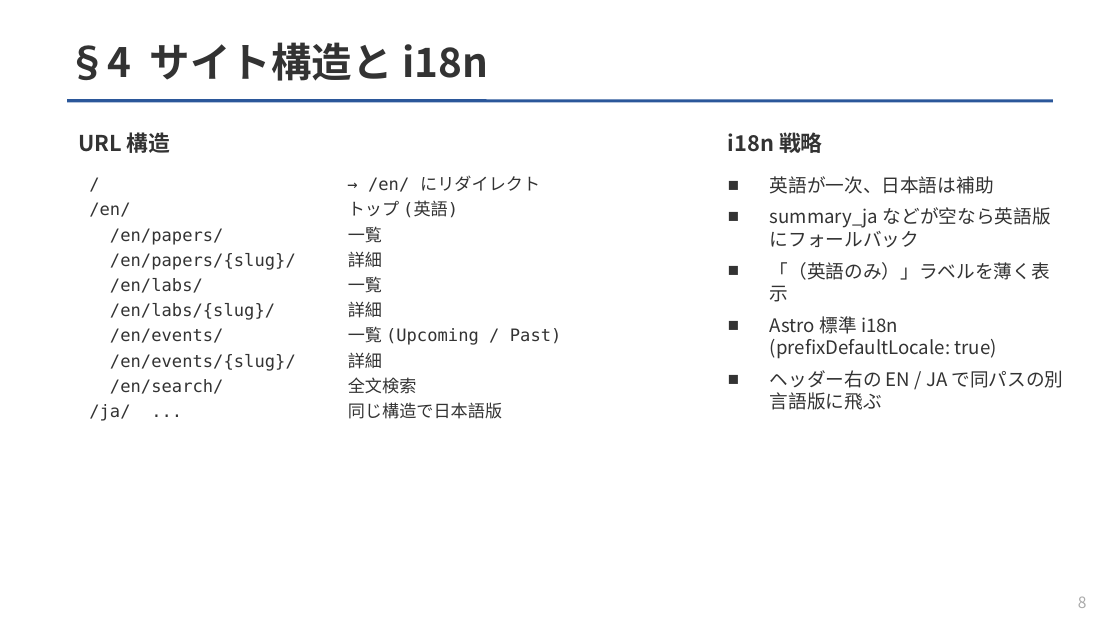
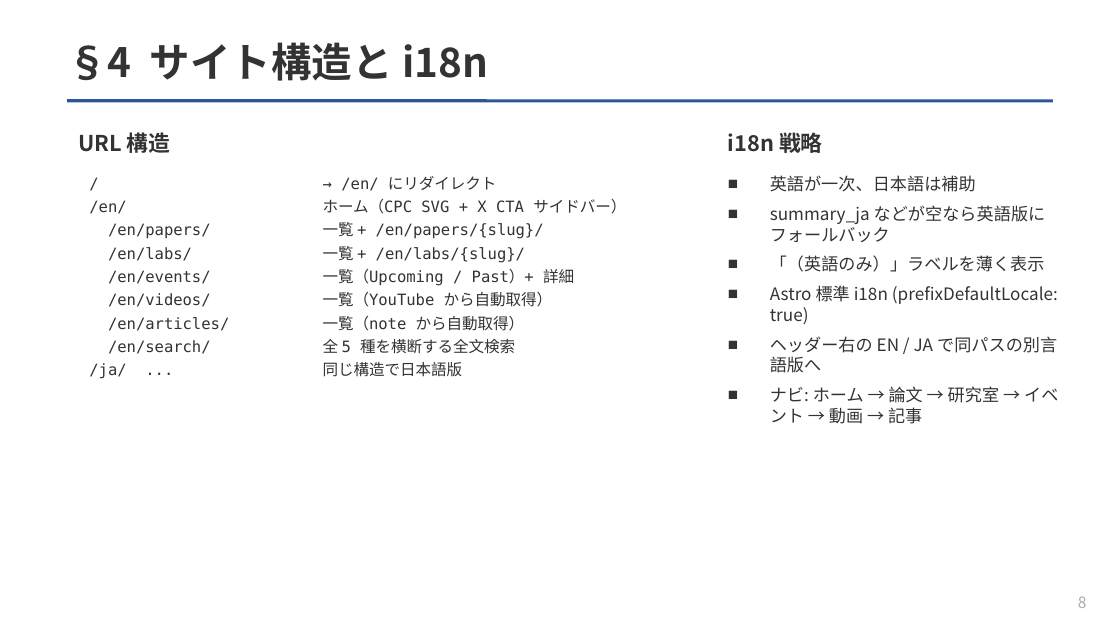
Before and after one commit to Taiyou/cpc-hub, a slide deck: slide 8 of slides/CPC-Hub-構成設計.pptx. Drawn at 1120x630 pixels with LibreOffice and Linux fonts; fonts in the diff are those of the drawing. Boxes give left, top, right and bottom in pixels: in the first picture for what was removed or moved away, otherwise in the second. Text is boxed around its words. In the diff, an @@ line names an element or a change of style, - is before the commit and + after.

```diff
--- a/slides/CPC-Hub-構成設計.pptx
+++ b/slides/CPC-Hub-構成設計.pptx
@@ text at <box>89,176,497,379</box>: size 11 to 10 pt in "/ → /en/ にリダイレクト", "/ja/ ... 同じ構造で日本語版" @@
@@ text at <box>770,175,1058,324</box>: size 12 to 11 pt in "英語が一次、日本語は補助", "summary_ja などが空なら英語版にフォールバック", "「（英語のみ）」ラベルを薄く表示", "Astro 標準 i18n (prefixDefaultLocale: true)" @@
@@ text at <box>108,199,626,354</box>: text changed; size 11 to 10 pt @@
-/en/ トップ (英語)
-/en/papers/ 一覧
-/en/papers/{slug}/ 詳細
-/en/labs/ 一覧
-/en/labs/{slug}/ 詳細
-/en/events/ 一覧 (Upcoming / Past)
-/en/events/{slug}/ 詳細
-/en/search/ 全文検索
+/en/ ホーム（CPC SVG + X CTA サイドバー）
+/en/papers/ 一覧 + /en/papers/{slug}/
+/en/labs/ 一覧 + /en/labs/{slug}/
+/en/events/ 一覧（Upcoming / Past）+ 詳細
+/en/videos/ 一覧（YouTube から自動取得）
+/en/articles/ 一覧（note から自動取得）
+/en/search/ 全 5 種を横断する全文検索
@@ text at <box>770,336,1058,424</box>: text changed; size 12 to 11 pt @@
-■ ヘッダー右の EN / JA で同パスの別言語版に飛ぶ
+■ ヘッダー右の EN / JA で同パスの別言語版へ
+■ ナビ: ホーム → 論文 → 研究室 → イベント → 動画 → 記事
```
Also in this commit, not shown: 12 other slides changed, 4 other files.
